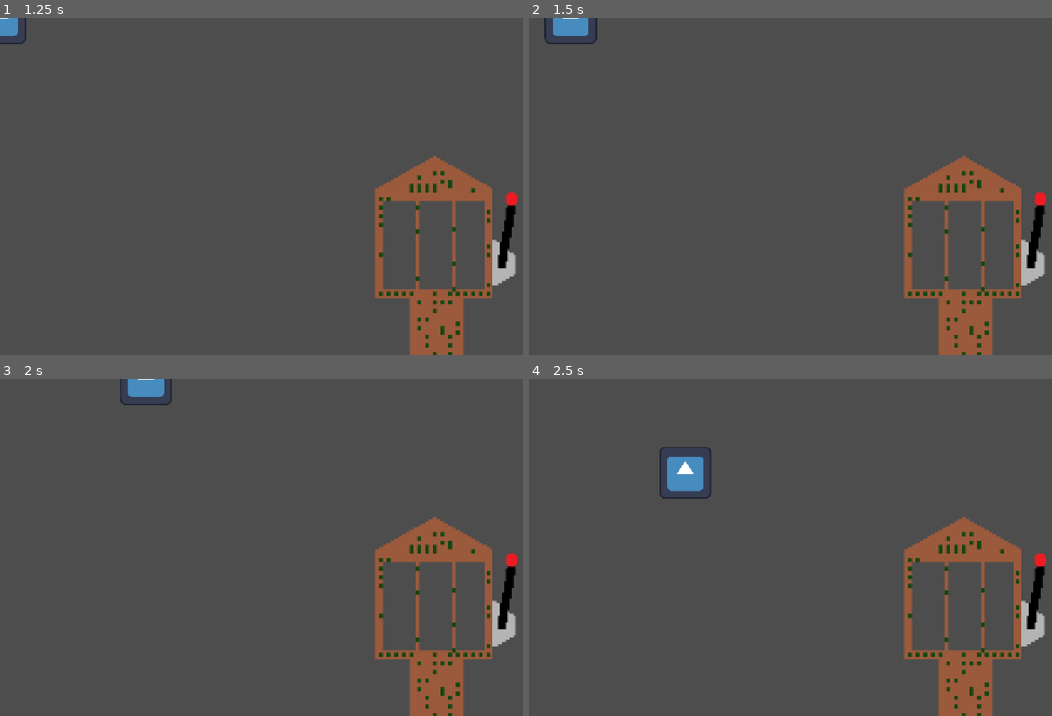
Above: before the commit, frames 1-4 (two rows, left to right).
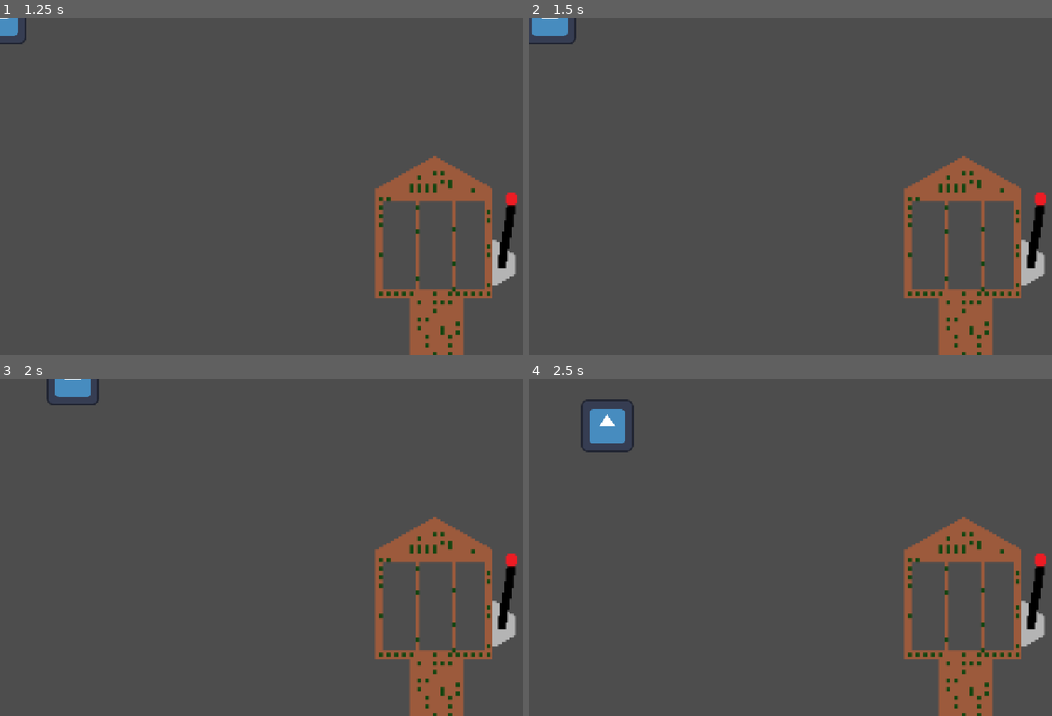
Above: after the commit, the same moments.

Repository: A-Potion/pocket-casino
Game: Godot game, scene res://MainMenu.tscn
Two runs of this game, one before a commit and one after it. Both use one fixed random seed, a clock stepped at 60 frames per second and the inputs below. The engine's default icon, where the game draws it, is replaced by a stand-in: a white triangle on a blue panel in a dark square.
Inputs (mouse positions are in pixels of both pictures, inside the frame that each line leads up to):
- Up to frame 1 (1.25 s): click (298, 220) at 0.5 s
- Up to frame 2 (1.5 s): tap Enter at 1.25 s; hold D (move_right) from 1.28 s (still down); tap E (interact, bound only after the commit) at 1.35 s
- Up to frame 3 (2 s): keep holding D (move_right)
- Up to frame 4 (2.5 s): release D (move_right) at 2.03 s; hold S (move_down) from 2.03 s (still down); tap E (interact, bound only after the commit) at 2.1 s

Frame 1 is identical in both runs. In frame 2, 0.5% of the frame differs, in the area x 0-14%, y 0-8%; in frame 3, 0.9%; in frame 4, 1.8%, in the area x 9-35%, y 6-36%.

Commit message:
On clicking of E the slot machine -- if close enough -- starts playing the slot machine sound!

Diff:
--- /dev/null
+++ b/audio_stream_player_2d.gd
@@ -0,0 +1,6 @@
+extends AudioStreamPlayer2D
+
+
+func _on_slot_machine_slot_activate_within() -> void:
+	self.play()
+	pass # Replace with function body.
--- /dev/null
+++ b/character_body_2d.gd
@@ -0,0 +1,47 @@
+extends CharacterBody2D
+signal hit
+
+@export var speed = 200
+var screen_size
+signal want_to_play_slot
+@onready var slot_machine = get_node('res://slot_machine.tscn')
+
+func _ready():
+	screen_size = get_viewport_rect().size
+
+
+func _physics_process(_delta):
+	velocity = Vector2.ZERO
+	if Input.is_action_pressed("move_right"):
+		velocity.x += 1
+	if Input.is_action_pressed("move_left"):
+		velocity.x -= 1
+	if Input.is_action_pressed("move_up"):
+		velocity.y -= 1
+	if Input.is_action_pressed("move_down"):
+		velocity.y += 1
+
+	if velocity.length() > 0:
+		velocity = velocity.normalized() * speed
+		$AnimatedSprite2D.play()
+	else:
+		$AnimatedSprite2D.stop()
+
+	move_and_slide()
+
+func _process(_delta):
+	if Input.is_action_just_pressed("interact"):
+		print("Let's go gambling!")
+		want_to_play_slot.emit()
+
+
+func _on_body_entered(_body: Node2D) -> void:
+	hide()
+	hit.emit()
+	# Must be later, we can't change physics properties on physics callback WHAT IS A PHYSICS CALLBACK
+	$CollisionShape2D.set_deferred("disabled", true)
+
+func start(pos):
+	position = pos
+	show()
+	$ColissionShape2d.disabled = false
--- /dev/null
+++ b/main.gd
@@ -0,0 +1,27 @@
+extends Node
+
+signal slot_activate
+
+var player_can_slot = false
+
+
+func _on_slot_machine_player_entered_interact_slot() -> void:
+	player_can_slot = true
+	print("Player can gamble!!")
+
+
+func _on_player_player_wanna_slot() -> void:
+	if player_can_slot == true:
+		print("You can gamble!")
+		slot_activate.emit()
+	else:
+		print("You cannot gamble!")
+	pass # Replace with function body.
+
+
+
+
+func _on_slot_machine_player_left_interact_slot() -> void:
+	player_can_slot = false
+	print("Player cannot gamble!!")
+	pass # Replace with function body.
--- a/main.tscn
+++ b/main.tscn
@@ -1,11 +1,19 @@
-[gd_scene load_steps=3 format=3 uid="uid://dq2cp0svwh7la"]
+[gd_scene load_steps=4 format=3 uid="uid://dq2cp0svwh7la"]
 
 [ext_resource type="PackedScene" uid="uid://bkxy5k1sjdlcf" path="res://player.tscn" id="1_0xm2m"]
+[ext_resource type="Script" uid="uid://b3tfmhqjhw0qs" path="res://main.gd" id="1_h2yge"]
 [ext_resource type="PackedScene" uid="uid://ckkk5dtog2mev" path="res://slot_machine.tscn" id="2_h2yge"]
 
-[node name="Node" type="Node"]
+[node name="Main" type="Node"]
+script = ExtResource("1_h2yge")
 
 [node name="Player" parent="." instance=ExtResource("1_0xm2m")]
 
 [node name="SlotMachine" parent="." instance=ExtResource("2_h2yge")]
 position = Vector2(818, 457)
+
+[connection signal="slot_activate" from="." to="SlotMachine" method="_on_main_slot_activate"]
+[connection signal="player_wanna_slot" from="Player" to="." method="_on_player_player_wanna_slot"]
+[connection signal="player_entered_interact_slot" from="SlotMachine" to="." method="_on_slot_machine_player_entered_interact_slot"]
+[connection signal="player_entered_interact_slot" from="SlotMachine" to="SlotMachine" method="_on_player_entered_interact_slot"]
+[connection signal="player_left_interact_slot" from="SlotMachine" to="." method="_on_slot_machine_player_left_interact_slot"]
--- a/player.gd
+++ b/player.gd
@@ -1,41 +1,7 @@
-extends CharacterBody2D
-signal hit
+extends Area2D
 
-@export var speed = 200
-var screen_size
+signal player_wanna_slot
 
-func _ready():
-	screen_size = get_viewport_rect().size
-
-
-func _physics_process(_delta):
-	velocity = Vector2.ZERO
-	if Input.is_action_pressed("move_right"):
-		velocity.x += 1
-	if Input.is_action_pressed("move_left"):
-		velocity.x -= 1
-	if Input.is_action_pressed("move_up"):
-		velocity.y -= 1
-	if Input.is_action_pressed("move_down"):
-		velocity.y += 1
-
-	if velocity.length() > 0:
-		velocity = velocity.normalized() * speed
-		$AnimatedSprite2D.play()
-	else:
-		$AnimatedSprite2D.stop()
-
-	move_and_slide()
-	print(move_and_slide())
-
-
-func _on_body_entered(_body: Node2D) -> void:
-	hide()
-	hit.emit()
-	# Must be later, we can't change physics properties on physics callback WHAT IS A PHYSICS CALLBACK
-	$CollisionShape2D.set_deferred("disabled", true)
-
-func start(pos):
-	position = pos
-	show()
-	$ColissionShape2d.disabled = false
+func _on_character_body_2d_want_to_play_slot() -> void:
+	player_wanna_slot.emit()
+	pass
--- a/player.tscn
+++ b/player.tscn
@@ -1,7 +1,8 @@
-[gd_scene load_steps=5 format=3 uid="uid://bkxy5k1sjdlcf"]
+[gd_scene load_steps=6 format=3 uid="uid://bkxy5k1sjdlcf"]
 
 [ext_resource type="Texture2D" uid="uid://bpndw0qwvfae1" path="res://icon.svg" id="1_4flbx"]
-[ext_resource type="Script" uid="uid://ce1vhq26ipdw4" path="res://player.gd" id="1_onrkg"]
+[ext_resource type="Script" uid="uid://ce1vhq26ipdw4" path="res://player.gd" id="1_i3pqv"]
+[ext_resource type="Script" uid="uid://hmjgjsuxwbuo" path="res://character_body_2d.gd" id="1_onrkg"]
 
 [sub_resource type="RectangleShape2D" id="RectangleShape2D_i3pqv"]
 size = Vector2(100, 100)
@@ -18,6 +19,7 @@
 }]
 
 [node name="Player" type="Area2D"]
+script = ExtResource("1_i3pqv")
 metadata/_edit_group_ = true
 
 [node name="CharacterBody2D" type="CharacterBody2D" parent="."]
@@ -32,3 +34,4 @@
 animation = &"walk"
 
 [connection signal="body_entered" from="." to="." method="_on_body_entered"]
+[connection signal="want_to_play_slot" from="CharacterBody2D" to="." method="_on_character_body_2d_want_to_play_slot"]
--- a/project.godot
+++ b/project.godot
@@ -45,6 +45,11 @@
 "events": [Object(InputEventKey,"resource_local_to_scene":false,"resource_name":"","device":-1,"window_id":0,"alt_press …(192 unchanged characters)…
 ]
 }
+interact={
+"deadzone": 0.2,
+"events": [Object(InputEventKey,"resource_local_to_scene":false,"resource_name":"","device":-1,"window_id":0,"alt_pressed":false,"shift_pressed":false,"ctrl_pressed":false,"meta_pressed":false,"pressed":false,"keycode":0,"physical_keycode":69,"key_label":0,"unicode":101,"location":0,"echo":false,"script":null)
+]
+}
 
 [rendering]
 
--- /dev/null
+++ b/slot_machine.gd
@@ -0,0 +1,21 @@
+extends Node2D
+
+signal player_entered_interact_slot
+signal player_left_interact_slot
+signal slot_activate_within
+
+
+
+func _on_interact_area_body_exited(body: Node2D) -> void:
+	player_left_interact_slot.emit()
+	pass # Replace with function body.
+
+
+func _on_interact_area_body_entered(body: Node2D) -> void:
+	player_entered_interact_slot.emit()
+	pass # Replace with function body.
+
+
+func _on_main_slot_activate() -> void:
+	slot_activate_within.emit()
+	pass # Replace with function body.
--- a/slot_machine.tscn
+++ b/slot_machine.tscn
@@ -1,8 +1,15 @@
-[gd_scene load_steps=2 format=3 uid="uid://ckkk5dtog2mev"]
+[gd_scene load_steps=6 format=3 uid="uid://ckkk5dtog2mev"]
 
 [ext_resource type="Texture2D" uid="uid://q1bpf7haebdo" path="res://slot-machine.png" id="1_agdmm"]
+[ext_resource type="Script" uid="uid://d222kh0srh0k2" path="res://slot_machine.gd" id="1_nmlme"]
+[ext_resource type="AudioStream" uid="uid://b7s3tipoxl4cw" path="res://slotmachine.mp3" id="3_knkoj"]
+[ext_resource type="Script" uid="uid://c2qtuiey60xeq" path="res://audio_stream_player_2d.gd" id="4_842tv"]
+
+[sub_resource type="RectangleShape2D" id="RectangleShape2D_agdmm"]
+size = Vector2(357, 402)
 
 [node name="SlotMachine" type="Node2D"]
+script = ExtResource("1_nmlme")
 
 [node name="StaticBody2D" type="StaticBody2D" parent="."]
 position = Vector2(1, 0)
@@ -18,3 +25,19 @@
 position = Vector2(-0.9999999, 3.5527128e-15)
 scale = Vector2(0.9999999, 0.9999999)
 polygon = PackedVector2Array(1, 0, 128, -132, 127, -34, 144, -36, 150, -122, 174, -121, 178, -77, 160, -17, 178, 12, 169, 52, 130, 66, 131, 79, 74, 82, 74, 145, 71, 218, 67, 211, -34, 211, -32, 83, -98, 84, -101, -128, 14, -196, 124, -136)
+
+[node name="InteractArea" type="Area2D" parent="StaticBody2D"]
+position = Vector2(-0.9999999, 3.5527128e-15)
+scale = Vector2(0.9999999, 0.9999999)
+
+[node name="CollisionShape2D" type="CollisionShape2D" parent="StaticBody2D/InteractArea"]
+position = Vector2(20.5, 9)
+shape = SubResource("RectangleShape2D_agdmm")
+
+[node name="AudioStreamPlayer2D" type="AudioStreamPlayer2D" parent="."]
+stream = ExtResource("3_knkoj")
+script = ExtResource("4_842tv")
+
+[connection signal="slot_activate_within" from="." to="AudioStreamPlayer2D" method="_on_slot_machine_slot_activate_within"]
+[connection signal="body_entered" from="StaticBody2D/InteractArea" to="." method="_on_interact_area_body_entered"]
+[connection signal="body_exited" from="StaticBody2D/InteractArea" to="." method="_on_interact_area_body_exited"]
Not shown, added: audio_stream_player_2d.gd.uid
Not shown, added: character_body_2d.gd.uid
Not shown, added: main.gd.uid
Not shown, added: slot_machine.gd.uid
Not shown, added: slotmachine.mp3.import
Not shown, added: slotmachine.mp3
